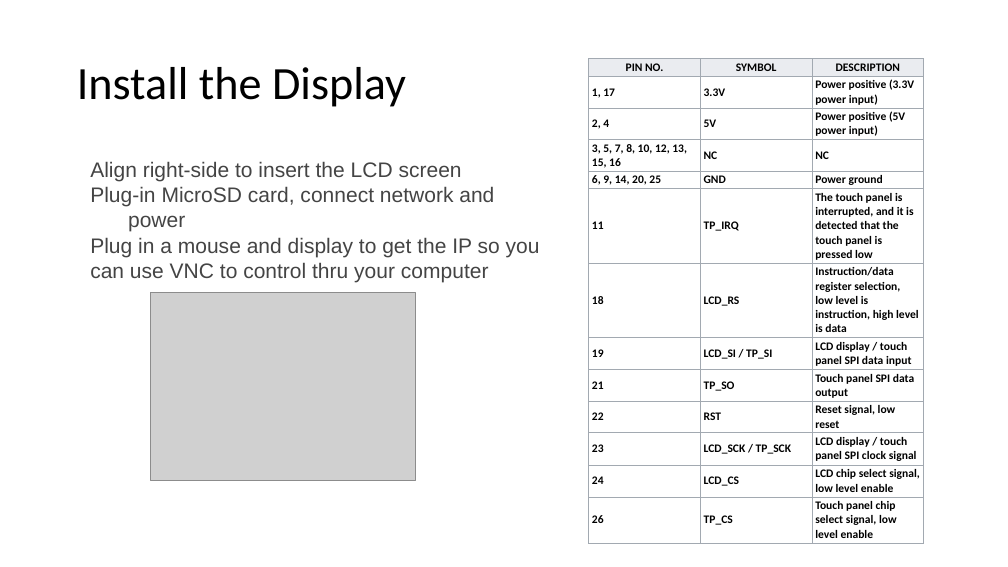
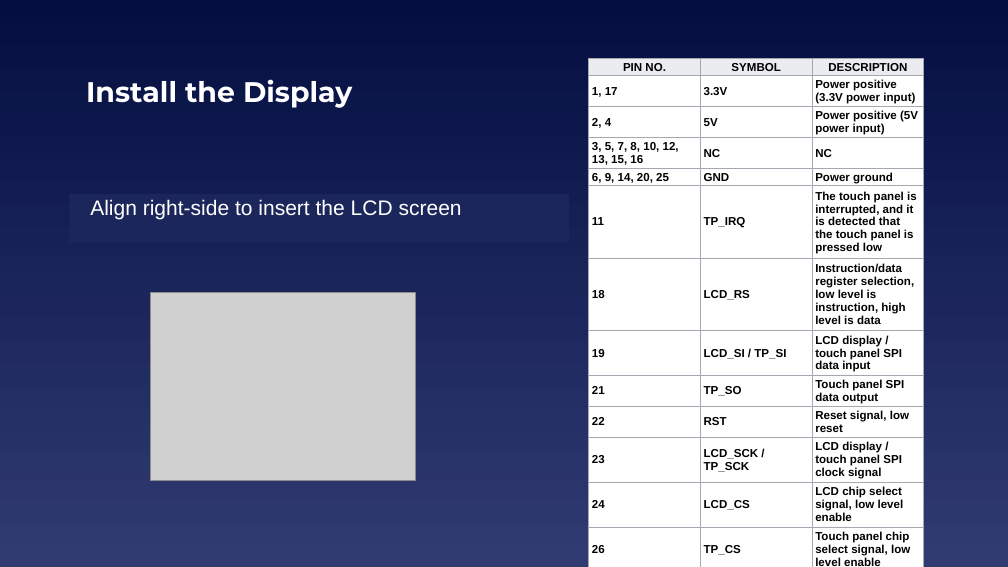
Before and after one commit to EELabMan/RPi-Touch-Display, a slide deck: slide 20 of Raspberry Pi TouchScreen Displays.pptx (slide 4 before the commit). Drawn at 1008x567 pixels with LibreOffice and Linux fonts; fonts in the diff are those of the drawing; grey boxes stand for pictures. Boxes give left, top, right and bottom in pixels: in the first picture for what was removed or moved away, otherwise in the second. Text is boxed around its words. In the diff, an @@ line names an element or a change of style, - is before the commit and + after.

```diff
--- a/Raspberry Pi TouchScreen Displays.pptx
+++ b/Raspberry Pi TouchScreen Displays.pptx
@@ background #FFFFFF to gradient #040E41 to #303B72 @@
@@ table at (589,59,925,567) @@
@@ font Calibri to Arial @@
@@ title "Install the Display": place and size @@
-title "Install the Display" at (77,67,406,107)
+title "Install the Display" at (86,79,352,108)
@@ title "Install the Display" at (86,79,352,108): size 44 to 27 pt, font Calibri to Montserrat, text colour #000000 to #FFFFFF, bold on; line spacing 0.9 to 1 @@
@@ text "Align right-side to insert the ...": place and size @@
-text "Align right-side to insert the ..." at (90,161,540,282)
+text "Align right-side to insert the ..." at (70,191,569,247)
@@ text "Align right-side to insert the ..." at (70,191,569,247): text colour #444444 to #FFFFFF; fill none to #1B265B @@
@@ text at (90,186,540,282): paragraphs removed @@
-  Plug-in MicroSD card, connect network and power
-Plug in a mouse and display to get the IP so you can use VNC to control thru your computer
```
Also in this commit, not shown: 15 other slides changed, 7 slides added, 6 slides removed, 1 other file.
